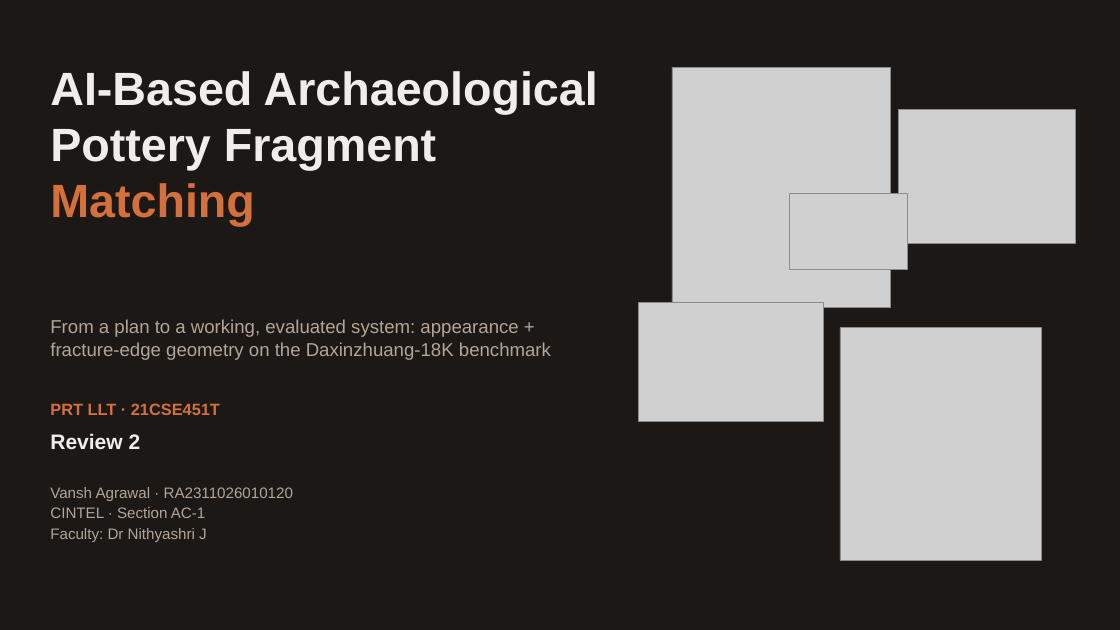
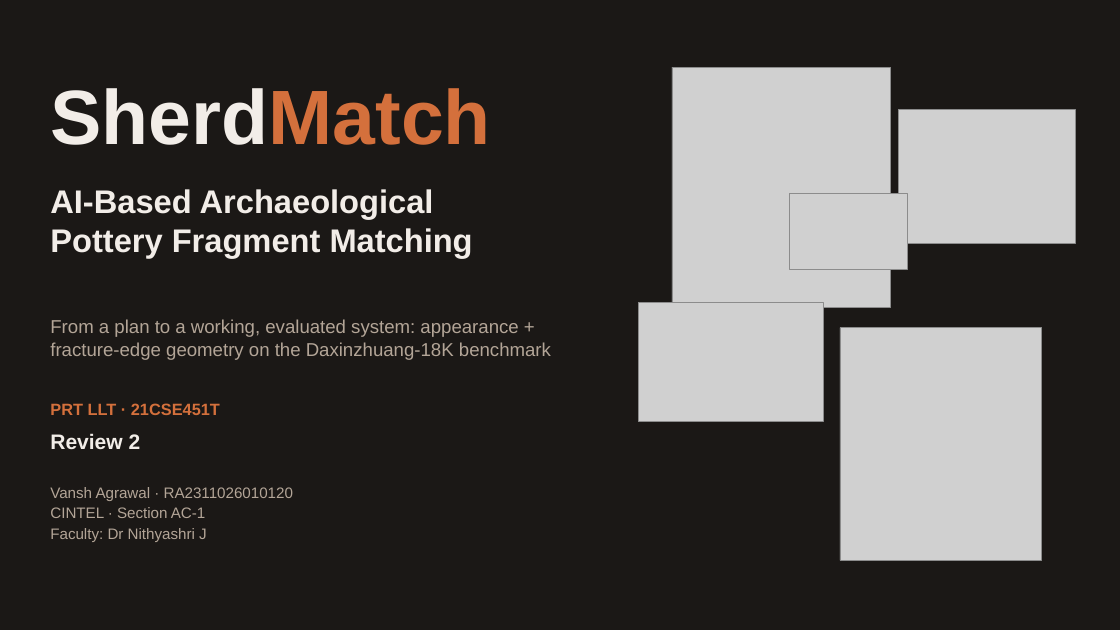
Before and after one commit to vansh070605/SherdMatch, a slide deck: slide 1 of docs/Review2_PPT.pptx. Drawn at 1120x630 pixels with LibreOffice and Linux fonts; fonts in the diff are those of the drawing; grey boxes stand for pictures. Boxes give left, top, right and bottom in pixels: in the first picture for what was removed or moved away, otherwise in the second. Text is boxed around its words. In the diff, an @@ line names an element or a change of style, - is before the commit and + after.

```diff
--- a/docs/Review2_PPT.pptx
+++ b/docs/Review2_PPT.pptx
@@ text added at bbox=[50, 88, 491, 145], 66 pt, text #F2EDE8, bold @@
+SherdMatch
@@ text at bbox=[50, 189, 434, 219]: size 40 to 28 pt in "AI-Based Archaeological" @@
@@ text "AI-Based Archaeological": place and size @@
-text "AI-Based Archaeological" at bbox=[50, 71, 598, 226]
+text "AI-Based Archaeological" at bbox=[50, 189, 473, 258]
@@ text at bbox=[50, 228, 473, 258]: text changed; size 40 to 28 pt @@
-Pottery Fragment
-Matching
+Pottery Fragment Matching
```
Also in this commit, not shown: 2 other slides changed, 10 other files.
